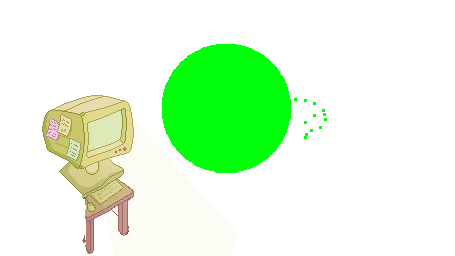
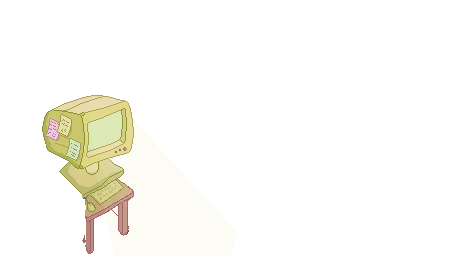
Comparing the layer stacks of the two (455, 256) images. Changes:
removed layer "Laag 2" from group "LineArt" over [162, 44, 327, 173]
